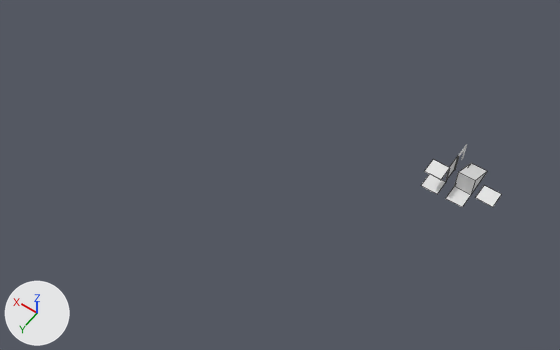
One commit to the FBX model Assets/Game/meshes/prototype.fbx: the scene before it, then after it.
Rendered twice from a 50 mm lens placed at (-16.3, 51.4, 67.2), pointed at (14.5, 8.4, -0.5). The lights are fixed; the arrows at lower left show +X, +Y and +Z. Mesh edges are drawn as thin lines on the coarser meshes. Where no turn or scale is listed for an object, it has been applied to the vertices.

The first picture shows 'Ceil', 'Floor', 'Floor_Ceil', 'Stairs'.
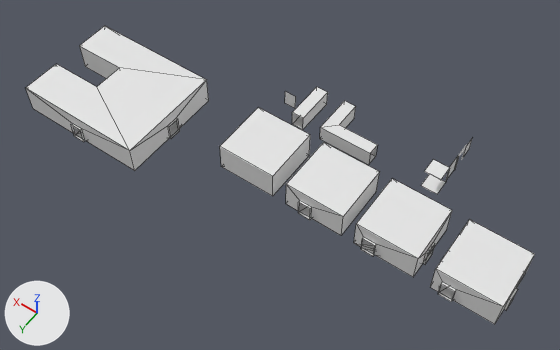
The newer file is also turned or shifted as a whole; pictures and numbers use the older file's frame.

What differs and where, as boxes [x1, y1, x2, y2] in the pictures (560 x 350 px):
'Cube.007', added: after [26, 26, 209, 171]
'Cube.005', added: after [430, 219, 535, 324]
'Cube.004', added: after [354, 179, 452, 277]
'Cube', added: after [286, 142, 379, 235]
'Cube.001', added: after [220, 107, 310, 196]
'Cube.003', added: after [320, 101, 377, 165]
'Cube.002', added: after [292, 87, 328, 130]
'Stairs', deleted: before [454, 163, 487, 195]
'Ceil', deleted: before [476, 186, 501, 207]
'Floor', deleted: before [445, 187, 470, 207]
'Cube.006', added: after [285, 91, 296, 108]
'Plane.003', added: after [464, 139, 472, 155]

Patch to the scene script:
```diff
--- a/Assets/Game/meshes/prototype.fbx.py
+++ b/Assets/Game/meshes/prototype.fbx.py
@@ me_cube_006 @@
+me_cube_006.from_pydata(...)  # 40 vertices, 36 faces; spans x -3.75..3.75, y -3.75..3.75, z 0.0..3.47
@@ me_cube_007 @@
+me_cube_007.from_pydata([(-0.75, 0.25, 0.0), (0.75, 0.25, 0.0), (-0.75, 0.25, 2.0), (0.75, 0.25, 2.0)], [], [(0, 2, 3, 1)])
@@ me_cube_003 @@
+me_cube_003.from_pydata([(-0.75, 2.5, 0.0), (0.75, 2.5, 0.0), (-0.75, 2.5, 2.0), (0.75, 2.5, 2.0), (-0.75, -2.5, 0.0), (0.75, -2.5, 0.0), (-0.75, -2.5, 2.0), (0.75, -2.5, 2.0)], [], [(2, 6, 4, 0), (3, 7, 6, 2), (0, 4, 5, 1), (1, 5, 7, 3)])
@@ me_cube_008 @@
+me_cube_008.from_pydata(...)  # 56 vertices, 52 faces; spans x -3.8..12.8, y -3.8..9.8, z 0.0..3.5
@@ me_cube_005 @@
+me_cube_005.from_pydata(...)  # 32 vertices, 31 faces; spans x -3.75..3.5, y -3.75..3.75, z 0.0..3.47
@@ me_cube @@
+me_cube.from_pydata(...)  # 24 vertices, 20 faces; spans x -3.5..3.5, y -3.75..3.75, z 0.0..3.47
@@ me_cube_002 @@
+me_cube_002.from_pydata(...)  # 16 vertices, 15 faces; spans x -3.5..3.5, y -3.75..3.5, z 0.0..3.47
@@ me_cube_004 @@
+me_cube_004.from_pydata([(0.75, 2.5, 0.0), (0.75, 2.5, 2.0), (-0.75, -2.5, 0.0), (0.75, -2.5, 0.0), (-0.75, -2.5, 2.0), (0.75, -2.5, 2.0), (-0.75, 1.0, 2.0), (-0.75, 1.0, 0.0), (-5.78, 2.5, 2.0), (-5.78, 2.5, 0.0), (-5.78, 1.0, 2.0), (-5.78, 1.0, 0.0)], [], [(6, 4, 2, 7), (1, 5, 4, 6), (7, 2, 3, 0), (0, 3, 5, 1), (0, 9, 11, 7), (1, 8, 9, 0), (6, 10, 8, 1), (7, 11, 10, 6)])
@@ me_plane_003 @@
+me_plane_003.from_pydata([(-0.9, -0.75, 0.0), (-0.9, 0.75, 0.0), (-0.9, -0.75, 2.0), (-0.9, 0.75, 2.0)], [], [(1, 3, 2, 0)])
@@ ob_ceil @@
-ob_ceil = bpy.data.objects.new('Ceil', me_plane_005)
-ob_ceil.location = (-6.0, 0.0, 0.0)
@@ ob_floor @@
-ob_floor = bpy.data.objects.new('Floor', me_plane_004)
-ob_floor.location = (-3.0, 0.0, 0.0)
@@ ob_stairs @@
-ob_stairs = bpy.data.objects.new('Stairs', me_plane_006)
-ob_stairs.location = (-3.0, -3.0, 0.0)
@@ ob_cube_005 @@
+ob_cube_005 = bpy.data.objects.new('Cube.005', me_cube_006)
+ob_cube_005.location = (-9.4, 8.0, 0.0)
@@ ob_cube_006 @@
+ob_cube_006 = bpy.data.objects.new('Cube.006', me_cube_007)
+ob_cube_006.location = (19.32, -0.69, 0.0)
@@ ob_cube_002 @@
+ob_cube_002 = bpy.data.objects.new('Cube.002', me_cube_003)
+ob_cube_002.location = (16.72, -0.69, 0.0)
@@ ob_cube_007 @@
+ob_cube_007 = bpy.data.objects.new('Cube.007', me_cube_008)
+ob_cube_007.location = (31.14, 8.0, 0.0)
@@ ob_cube_004 @@
+ob_cube_004 = bpy.data.objects.new('Cube.004', me_cube_005)
+ob_cube_004.location = (-0.5, 8.0, 0.0)
@@ ob_cube @@
+ob_cube = bpy.data.objects.new('Cube', me_cube)
+ob_cube.location = (8.0, 8.0, 0.0)
@@ ob_cube_001 @@
+ob_cube_001 = bpy.data.objects.new('Cube.001', me_cube_002)
+ob_cube_001.location = (16.72, 8.0, 0.0)
@@ ob_cube_003 @@
+ob_cube_003 = bpy.data.objects.new('Cube.003', me_cube_004)
+ob_cube_003.location = (12.89, -0.69, 0.0)
@@ ob_plane_003 @@
+ob_plane_003 = bpy.data.objects.new('Plane.003', me_plane_003)
+ob_plane_003.location = (0.0, -6.0, 0.0)
```
